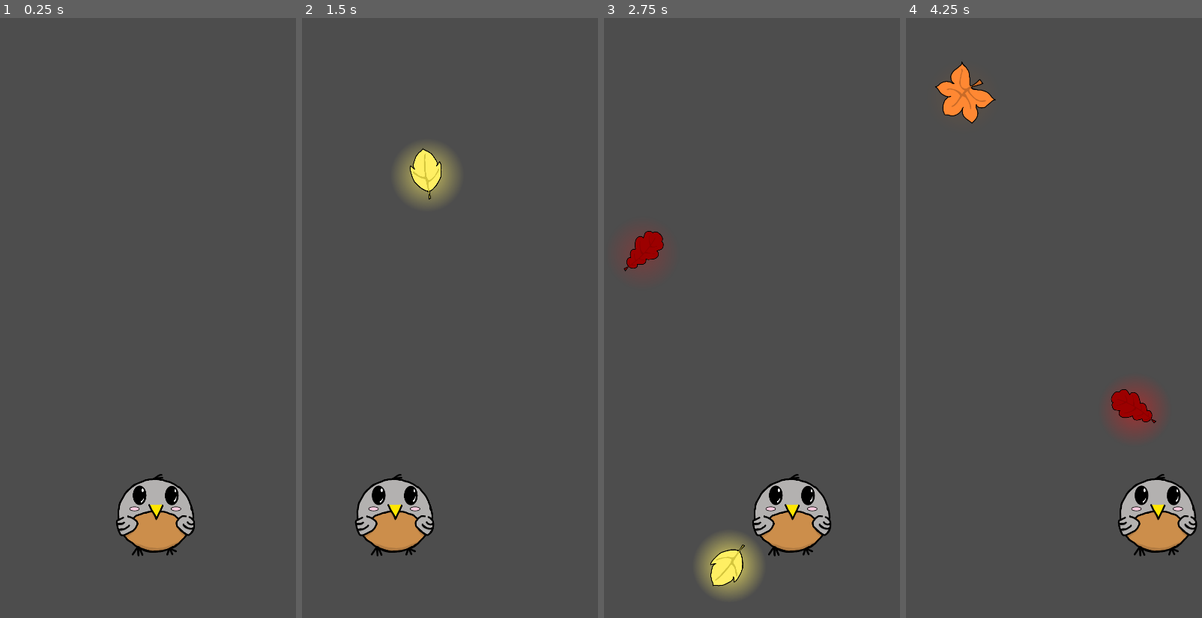
Above: before the commit, frames 1-4 (left to right).
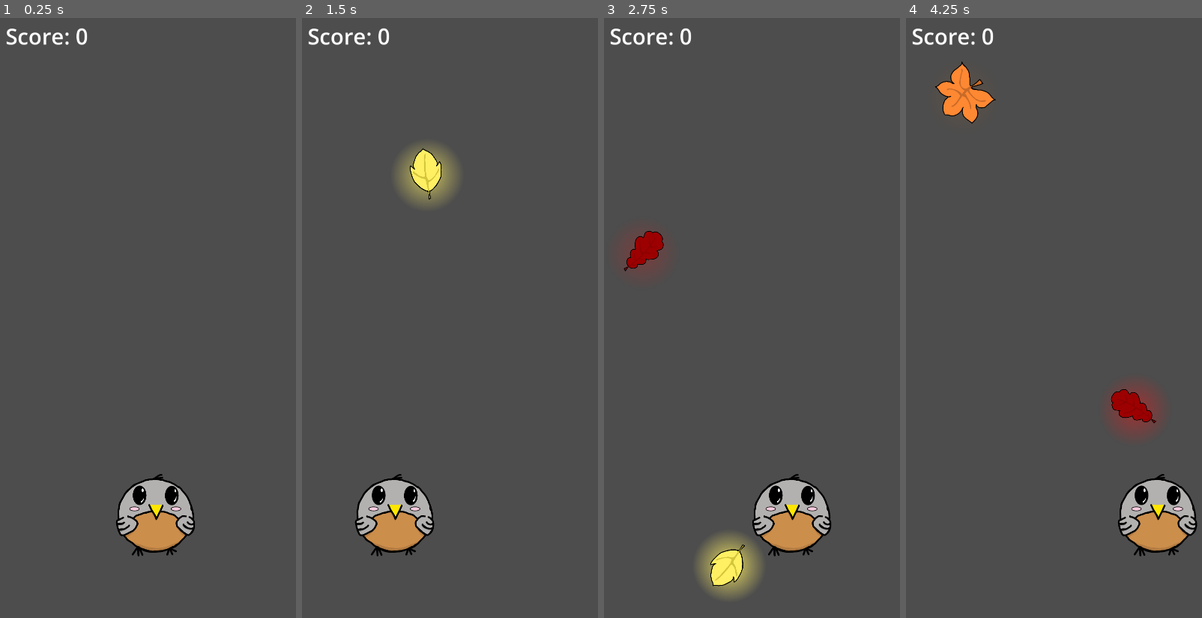
Above: after the commit, the same moments.

Repository: ezhor/Bird-Fall
Game: Godot game, scene res://Scenes/game.tscn
Same seed, same stepped clock (60 frames per second), same inputs: the game is played once before the commit and once after it.
Inputs (mouse positions are in pixels of both pictures, inside the frame that each line leads up to):
- Up to frame 1 (0.25 s): no input
- Up to frame 2 (1.5 s): tap Enter at 0.5 s; move the mouse to (526, 288) at 0.52 s; move the mouse to (393, 348) at 1.27 s
- Up to frame 3 (2.75 s): move the mouse to (790, 186) at 2.02 s
- Up to frame 4 (4.25 s): move the mouse to (1045, 438) at 2.77 s; move the mouse to (1157, 408) at 3.52 s

The runs differ from the first frame. In frame 1, 0.3% of the frame differs, in the area x 2-30%, y 1-5%; in frame 2, 0.3%; in frame 3, 0.3%; in frame 4, 0.3%.

Commit message:
Score system

Diff:
--- a/Scenes/game.tscn
+++ b/Scenes/game.tscn
@@ -4,9 +4,13 @@
 [ext_resource type="Script" uid="uid://c50b7c53aoopj" path="res://Scripts/DropGenerator.gd" id="1_wrm1d"]
 [ext_resource type="PackedScene" uid="uid://caxu53ys705gi" path="res://Scenes/Objects/drop.tscn" id="2_3dryh"]
 [ext_resource type="Texture2D" uid="uid://qt0yiniq8pdg" path="res://Sprites/bird_idle.png" id="4_3dryh"]
+[ext_resource type="Script" uid="uid://byly63mndi1p1" path="res://Scripts/Score.gd" id="5_wowpa"]
 
 [sub_resource type="CircleShape2D" id="CircleShape2D_uwtqh"]
 radius = 111.0045
+
+[sub_resource type="LabelSettings" id="LabelSettings_3dryh"]
+font_size = 70
 
 [node name="Root" type="Node2D" unique_id=777069398]
 
@@ -26,3 +30,12 @@
 
 [node name="CollisionShape2D" type="CollisionShape2D" parent="Player" unique_id=1845524271]
 shape = SubResource("CircleShape2D_uwtqh")
+
+[node name="Score" type="Label" parent="." unique_id=831258828]
+offset_left = 30.0
+offset_top = 10.0
+offset_right = 254.0
+offset_bottom = 106.0
+text = "Score: 0"
+label_settings = SubResource("LabelSettings_3dryh")
+script = ExtResource("5_wowpa")
--- a/Scripts/Drop.gd
+++ b/Scripts/Drop.gd
@@ -40,4 +40,5 @@
 
 func _on_area_entered(body: Node2D) -> void:
 	if body.name == "Player":
+		Score.INSTANCE.increase_score()
 		queue_free()
--- /dev/null
+++ b/Scripts/Score.gd
@@ -0,0 +1,13 @@
+extends Label
+class_name Score
+
+static var INSTANCE
+
+var score: float
+
+func _init() -> void:
+	INSTANCE = self
+
+func increase_score() -> void:
+	score += 1
+	text = "Score: %d" % score
Not shown, added: Scripts/Score.gd.uid
